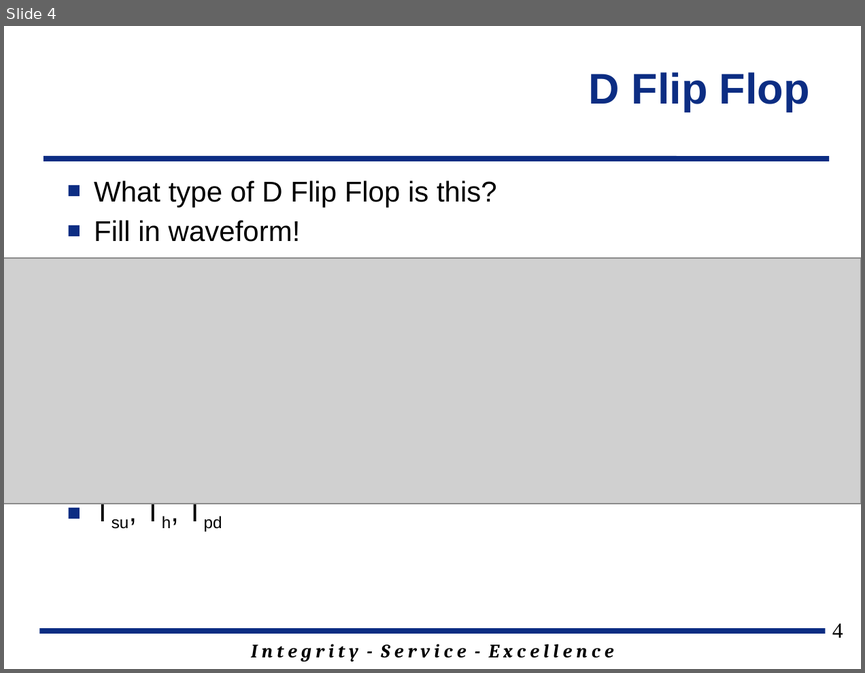
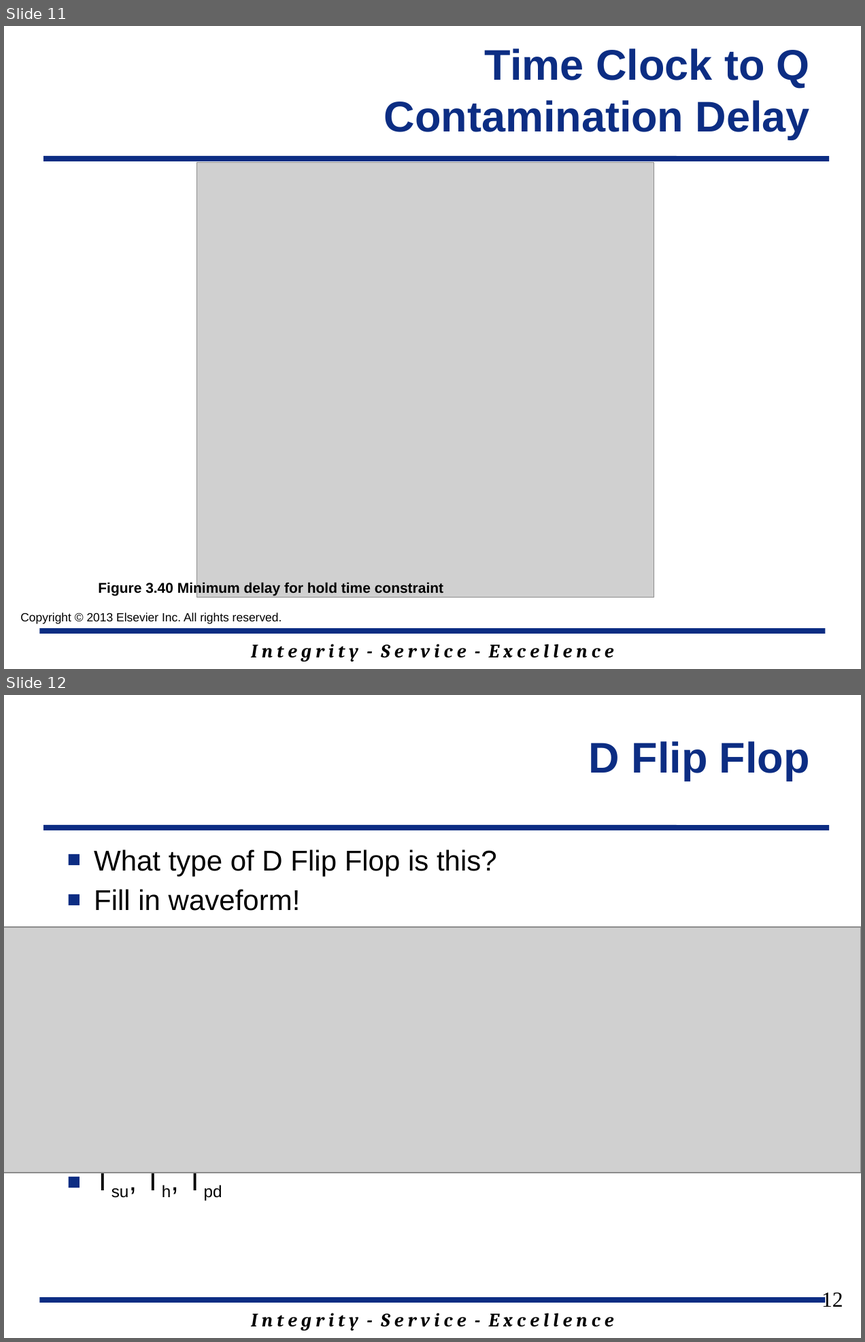
Before and after one commit to jfalkinburg/ECE383_web, a slide deck: lecture/slides/ECE_383_Lec9.pptx. Shown one above the other, each under a label of ours: slide 4 before the commit, slides 11 and 12 after it. The pictures are 865x673 and 865x1342 pixels, drawn with LibreOffice and Linux fonts; fonts in the diff are those of the drawing; grey boxes stand for pictures; background and template pictures are left out. Boxes give left, top, right and bottom in pixels: in the first picture for what was removed or moved away, otherwise in the second. Text is boxed around its words. In the diff, an @@ line names an element or a change of style, - is before the commit and + after.

```diff
--- a/lecture/slides/ECE_383_Lec9.pptx
+++ b/lecture/slides/ECE_383_Lec9.pptx
@@ slide 11 added at (x1=4, y1=26, x2=861, y2=669), background #FFFFFF; not listed: 3 template elements that a slide beside it also shows @@
@@ text added at (x1=384, y1=48, x2=810, y2=139), 36 pt, text #0C2D83, bold @@
+Time Clock to Q
+Contamination Delay
@@ picture added at (x1=197, y1=162, x2=653, y2=597) @@
@@ text added at (x1=98, y1=582, x2=443, y2=596), 12 pt, text #000000, bold @@
+Figure 3.40 Minimum delay for hold time constraint
@@ text added at (x1=20, y1=612, x2=282, y2=624), 10 pt, text #000000 @@
+Copyright © 2013 Elsevier Inc. All rights reserved.
@@ what was slide 4 is now slide 12 @@
@@ page number at (x1=821, y1=1292, x2=842, y2=1306): text changed @@
-4
+12
```
Also in this commit, not shown: 1 slide changed, 13 other slides added, 2 slides removed, 2 other files.
